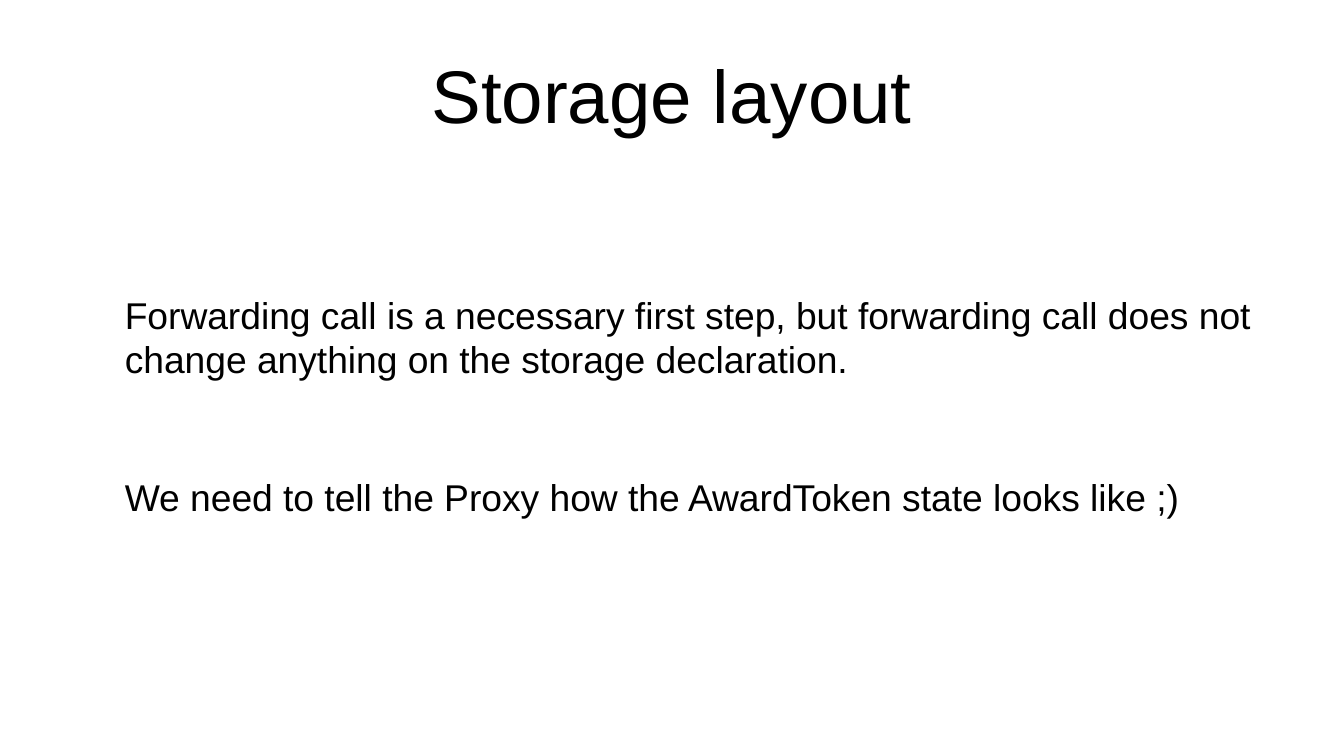
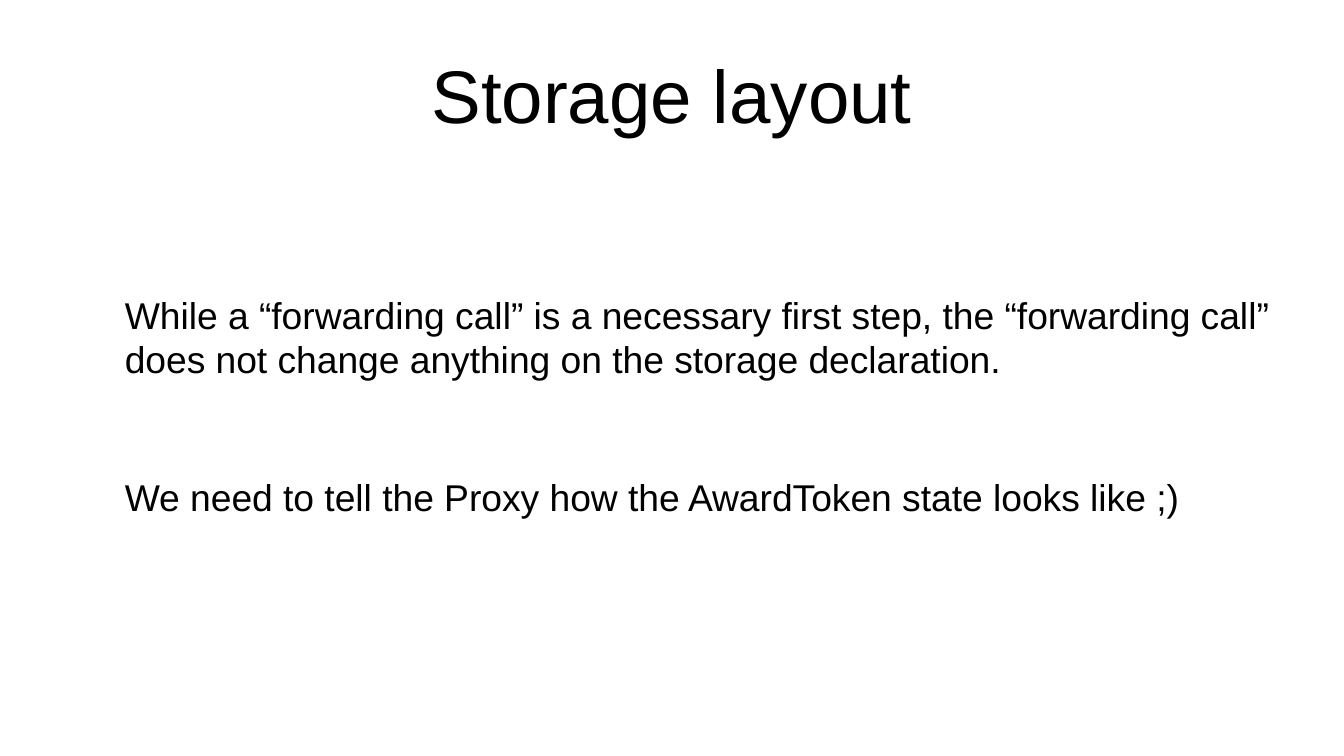
Before and after one commit to ethereum/remix-workshops, a slide deck: slide 13 of proxyContractAwardToken/ProxyContract.odp. Drawn at 1344x756 pixels with LibreOffice and Linux fonts; fonts in the diff are those of the drawing. Boxes give left, top, right and bottom in pixels: in the first picture for what was removed or moved away, otherwise in the second. Text is boxed around its words. In the diff, an @@ line names an element or a change of style, - is before the commit and + after.

```diff
--- a/proxyContractAwardToken/ProxyContract.odp
+++ b/proxyContractAwardToken/ProxyContract.odp
@@ text at [125,302,1269,381]: text changed @@
-Forwarding call is a necessary first step, but forwarding call does not change anything on the storage declaration.
+While a “forwarding call” is a necessary first step, the “forwarding call” does not change anything on the storage declaration.
```
Also in this commit, not shown: 11 other slides changed, 2 slides added, 14 other files.
